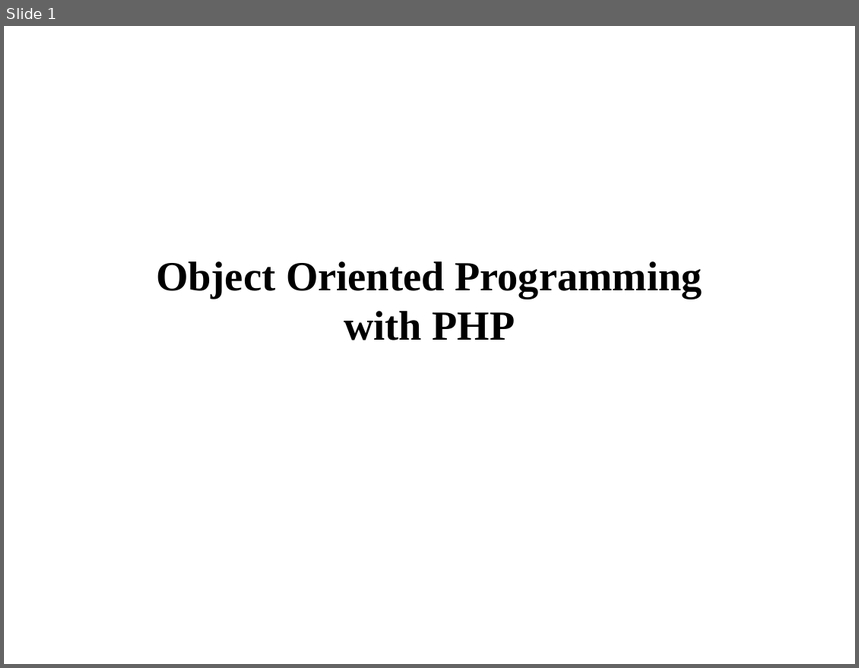
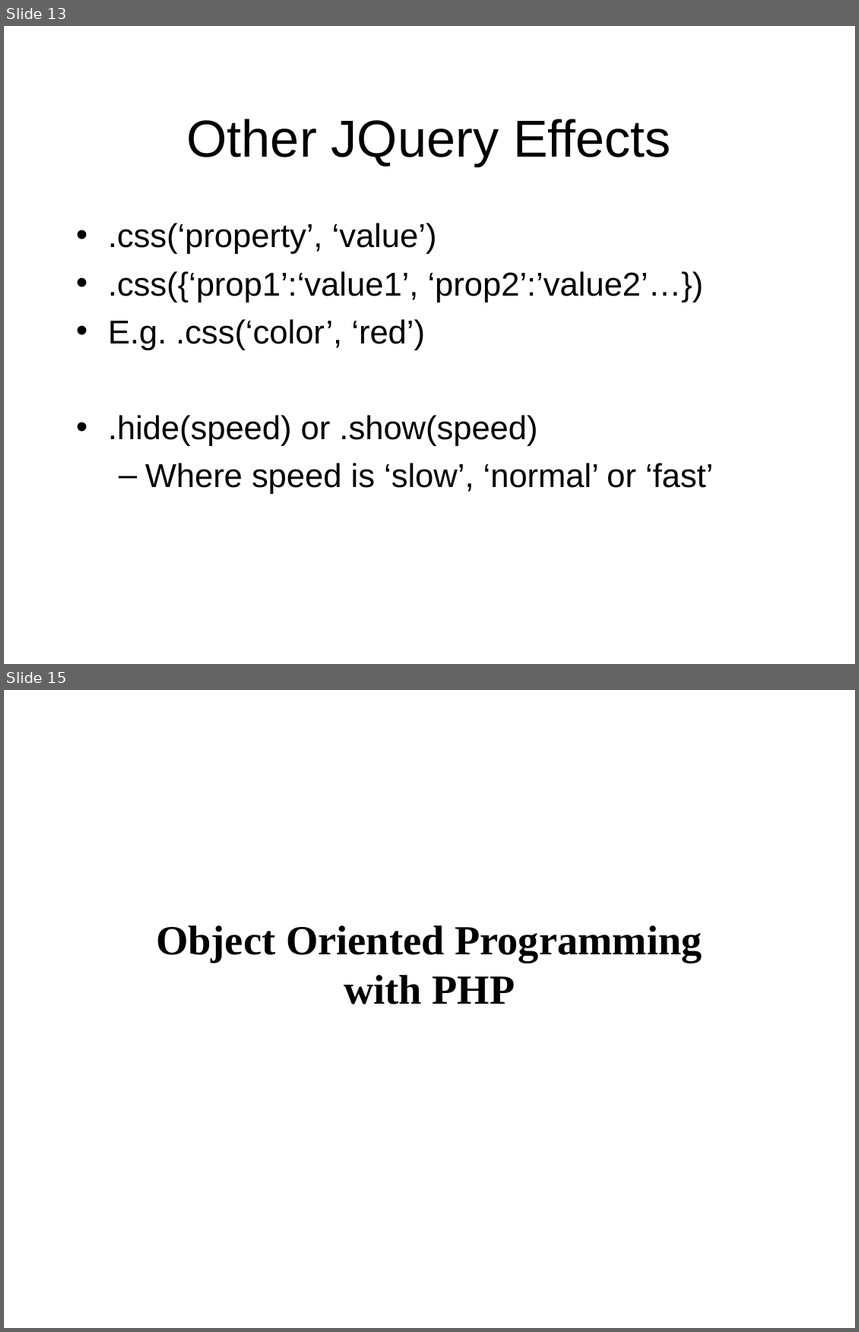
Before and after one commit to venerguevarra/php-workshop, a slide deck: presentation-deck/php.ppt. Shown one above the other, each under a label of ours: slide 1 before the commit, slides 13 and 15 after it; the slides between them are not shown. The pictures are 859x668 and 859x1332 pixels, drawn with LibreOffice and Linux fonts; fonts in the diff are those of the drawing. Boxes give left, top, right and bottom in pixels: in the first picture for what was removed or moved away, otherwise in the second. Text is boxed around its words. In the diff, an @@ line names an element or a change of style, - is before the commit and + after.

```diff
--- a/presentation-deck/php.ppt
+++ b/presentation-deck/php.ppt
@@ slide 13 added at <box>4,26,855,664</box>, background #FFFFFF @@
@@ text added at <box>187,119,671,166</box>, 44 pt, text #000000 @@
+Other JQuery Effects
@@ text added at <box>108,223,713,494</box>, 28 pt, text #000000 @@
+• .css(‘property’, ‘value’)
+• .css({‘prop1’:‘value1’, ‘prop2’:’value2’…})
+• E.g. .css(‘color’, ‘red’)
+• .hide(speed) or .show(speed)
+  – Where speed is ‘slow’, ‘normal’ or ‘fast’
@@ what was slide 1 is now slide 15 @@
```
Also in this commit, not shown: 13 other slides added, 1 other file.
